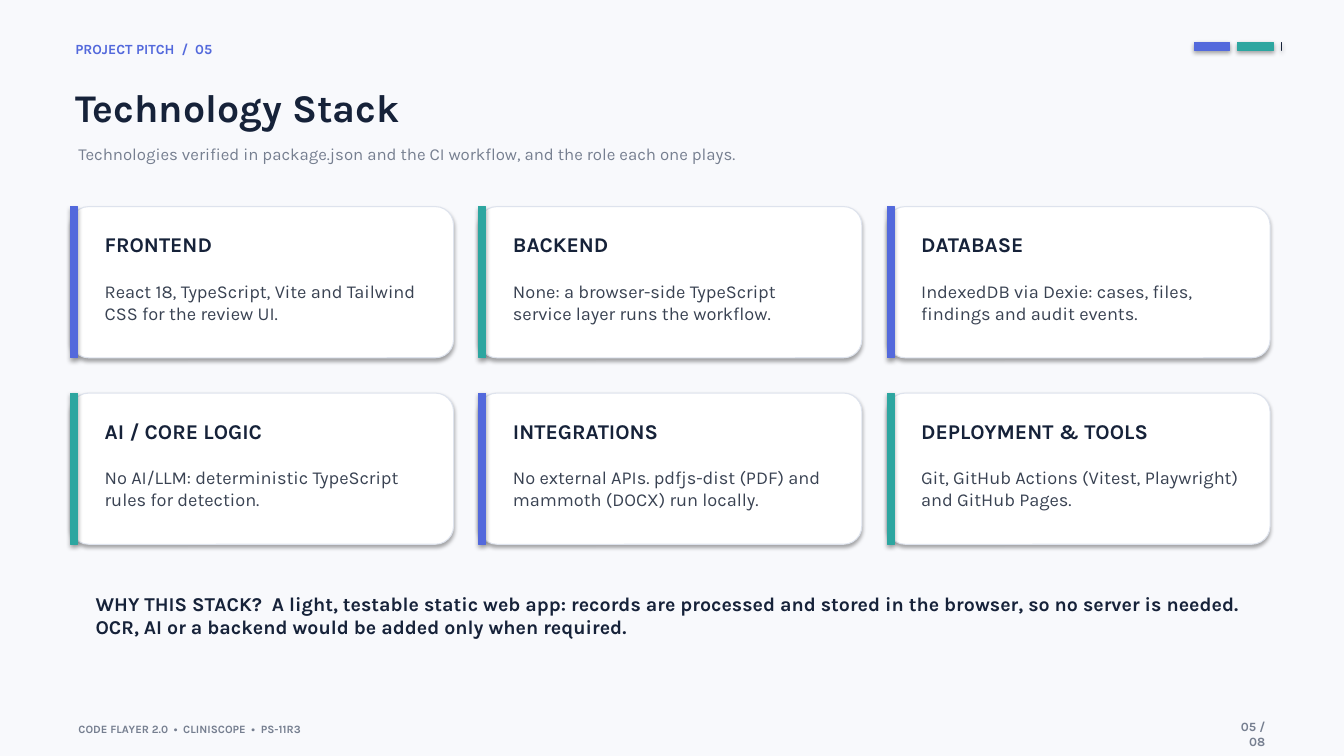
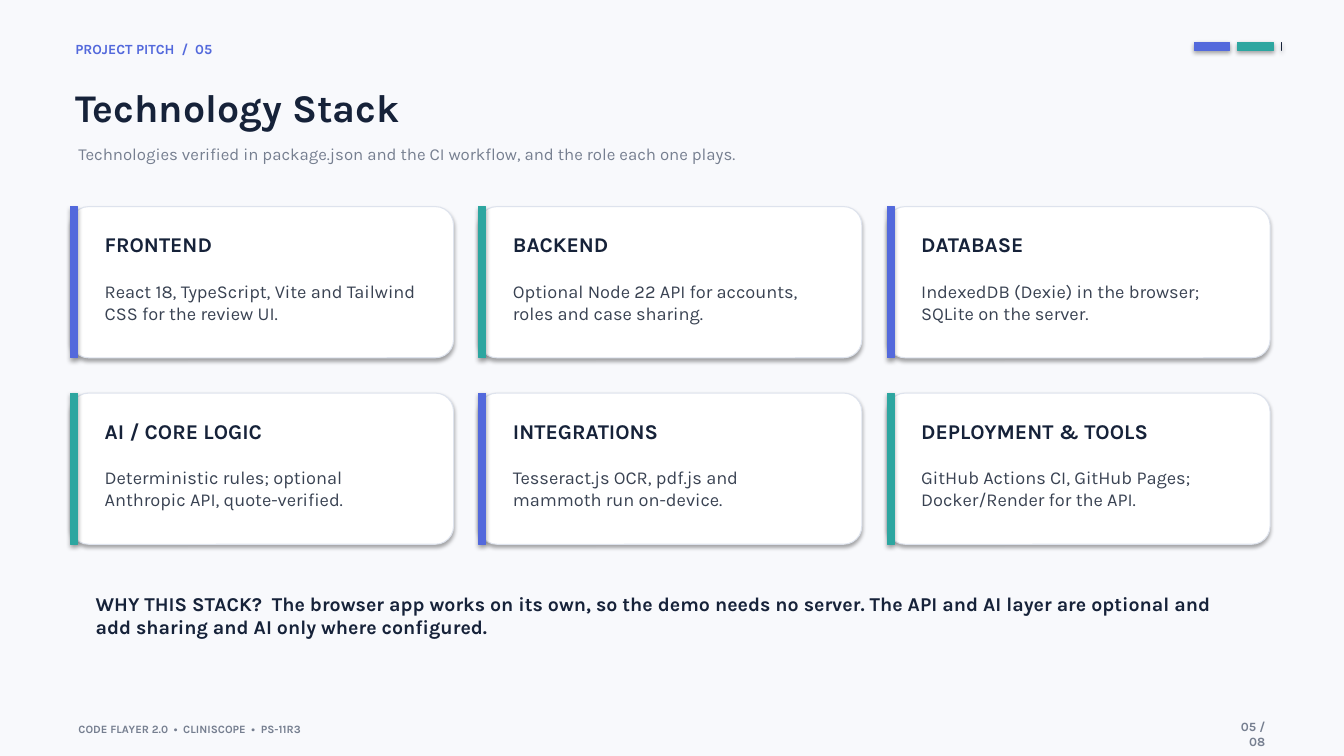
Before and after one commit to anirudhleetcode-max/cliniscope-healthcare-contradiction-detector, a slide deck: slide 5 of presentation/CLINISCOPE_PS11R3_Hackathon_Presentation.pptx. Drawn at 1344x756 pixels with LibreOffice and Linux fonts; fonts in the diff are those of the drawing. Boxes give left, top, right and bottom in pixels: in the first picture for what was removed or moved away, otherwise in the second. Text is boxed around its words. In the diff, an @@ line names an element or a change of style, - is before the commit and + after.

```diff
--- a/presentation/CLINISCOPE_PS11R3_Hackathon_Presentation.pptx
+++ b/presentation/CLINISCOPE_PS11R3_Hackathon_Presentation.pptx
@@ text at [513, 285, 798, 325]: text changed @@
-None: a browser-side TypeScript service layer runs the workflow.
+Optional Node 22 API for accounts, roles and case sharing.
@@ text at [921, 285, 1200, 323]: text changed @@
-IndexedDB via Dexie: cases, files, findings and audit events.
+IndexedDB (Dexie) in the browser; SQLite on the server.
@@ text at [105, 471, 343, 511]: text changed @@
-No AI/LLM: deterministic TypeScript rules for detection.
+Deterministic rules; optional Anthropic API, quote-verified.
@@ text at [513, 471, 738, 506]: text changed @@
-No external APIs. pdfjs-dist (PDF) and mammoth (DOCX) run locally.
+Tesseract.js OCR, pdf.js and mammoth run on-device.
@@ text at [921, 471, 1191, 508]: text changed @@
-Git, GitHub Actions (Vitest, Playwright) and GitHub Pages.
+GitHub Actions CI, GitHub Pages; Docker/Render for the API.
@@ text at [96, 597, 1210, 639]: text changed @@
-WHY THIS STACK? A light, testable static web app: records are processed and stored in the browser, so no server is needed. OCR, AI or a backend would be added only when required.
+WHY THIS STACK? The browser app works on its own, so the demo needs no server. The API and AI layer are optional and add sharing and AI only where configured.
```
Also in this commit, not shown: 6 other slides changed, 3 other files.
